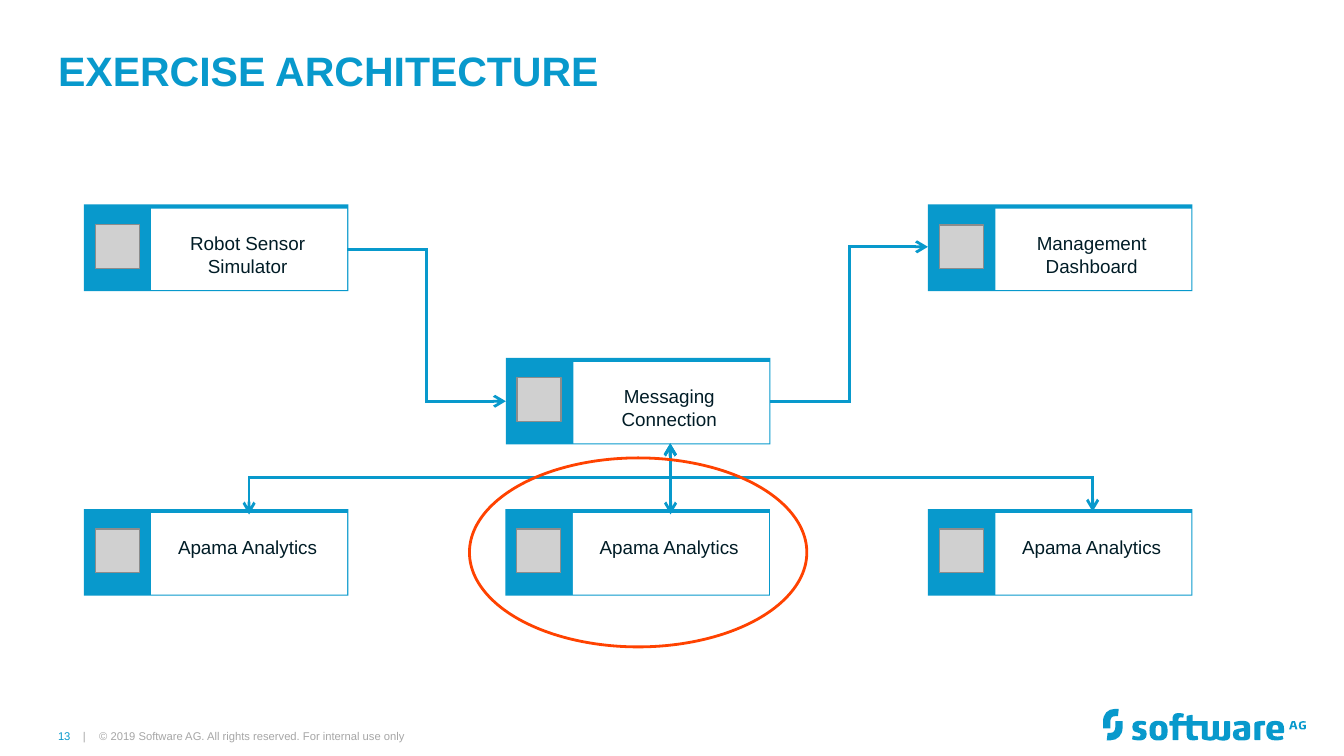
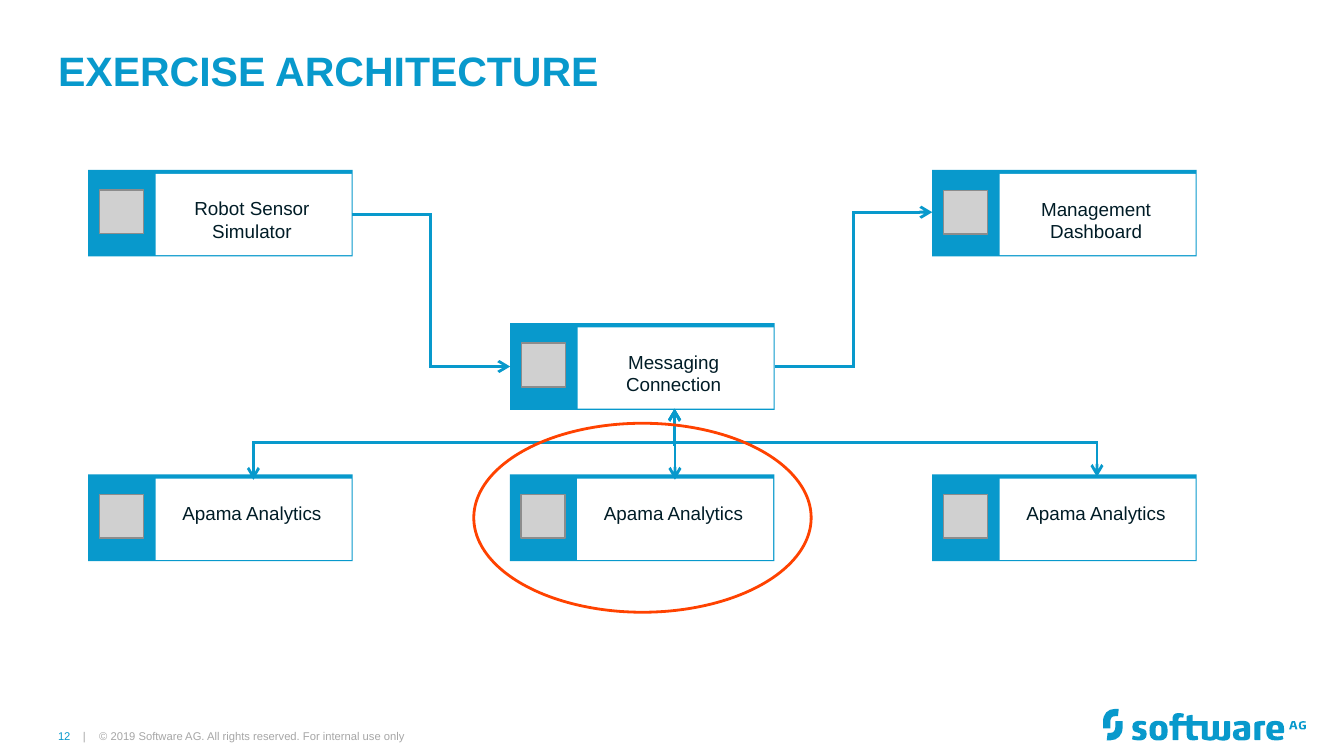
Before and after one commit to Cumulocity-IoT/apama-streaming-analytics-intro-training, a slide deck: slide 12 of Apama GAP Training.pptx (slide 13 before the commit). Drawn at 1344x756 pixels with LibreOffice and Linux fonts; fonts in the diff are those of the drawing; grey boxes stand for pictures; background and template pictures are left out. Boxes give left, top, right and bottom in pixels: in the first picture for what was removed or moved away, otherwise in the second. Text is boxed around its words. In the diff, an @@ line names an element or a change of style, - is before the commit and + after.

```diff
--- a/Apama GAP Training.pptx
+++ b/Apama GAP Training.pptx
@@ 12 rectangles, 6 pictures, 6 texts, 3 elbow double arrows, 2 elbow arrows, 1 ellipse: place and size @@
-12 rectangles, 6 pictures, 6 texts, 3 elbow double arrows, 2 elbow arrows, 1 ellipse at [83,204,1192,648]
+12 rectangles, 6 pictures, 6 texts, 3 elbow double arrows, 2 elbow arrows, 1 ellipse at [89,169,1198,613]
@@ page number at [58,732,70,740]: text changed @@
-13 |
+12 |
```
Also in this commit, not shown: 21 other slides changed, 1 slide added, 2 slides removed.
